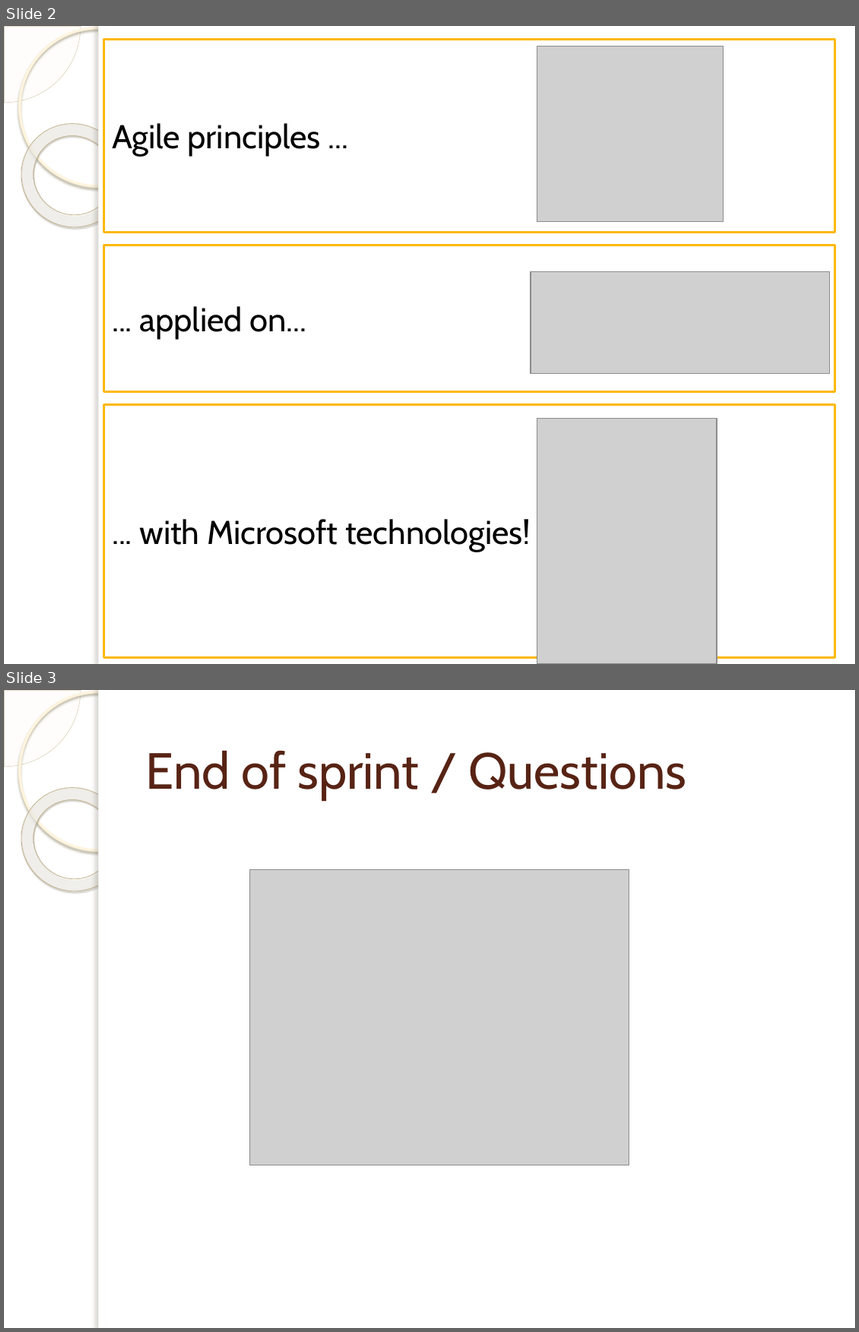
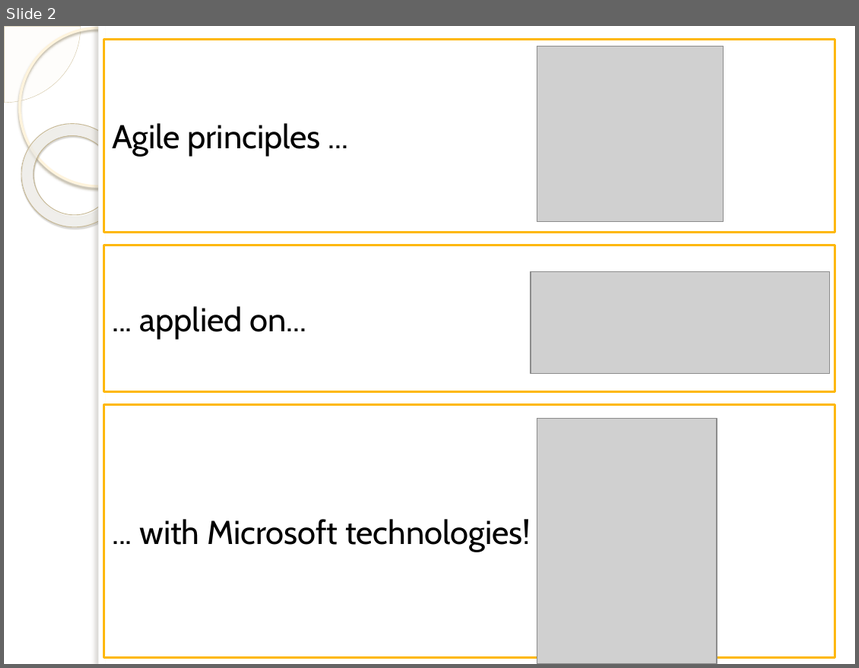
Before and after one commit to michelgrootjans/foresee, a slide deck: Agile.net/AgileTOC.pptx. Shown one above the other, each under a label of ours: slides 2 and 3 before the commit, slide 2 after it. The pictures are 859x1332 and 859x668 pixels, drawn with LibreOffice and Linux fonts; fonts in the diff are those of the drawing; grey boxes stand for pictures; background and template pictures are left out. Boxes give left, top, right and bottom in pixels: in the first picture for what was removed or moved away, otherwise in the second. Text is boxed around its words. In the diff, an @@ line names an element or a change of style, - is before the commit and + after.

```diff
--- a/Agile.net/AgileTOC.pptx
+++ b/Agile.net/AgileTOC.pptx
@@ slide 3 removed at [4,690,855,1328], background picture (left out); not listed: 5 template elements that a slide beside it also shows @@
@@ title removed at [146,751,686,800] @@
-End of sprint / Questions
@@ picture removed at [250,869,629,1165] @@
```
Also in this commit, not shown: 2 slides added, 4 other files.
